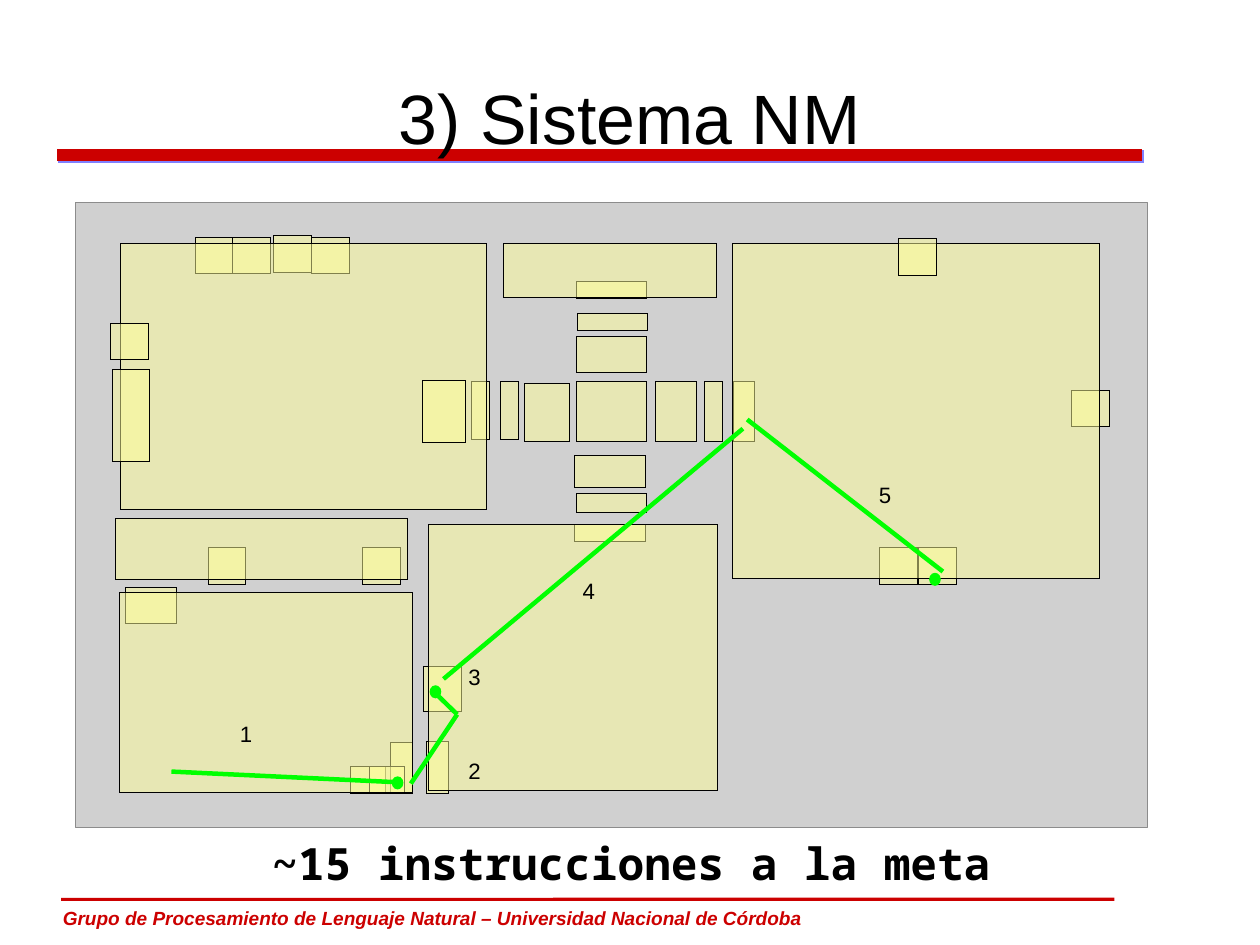
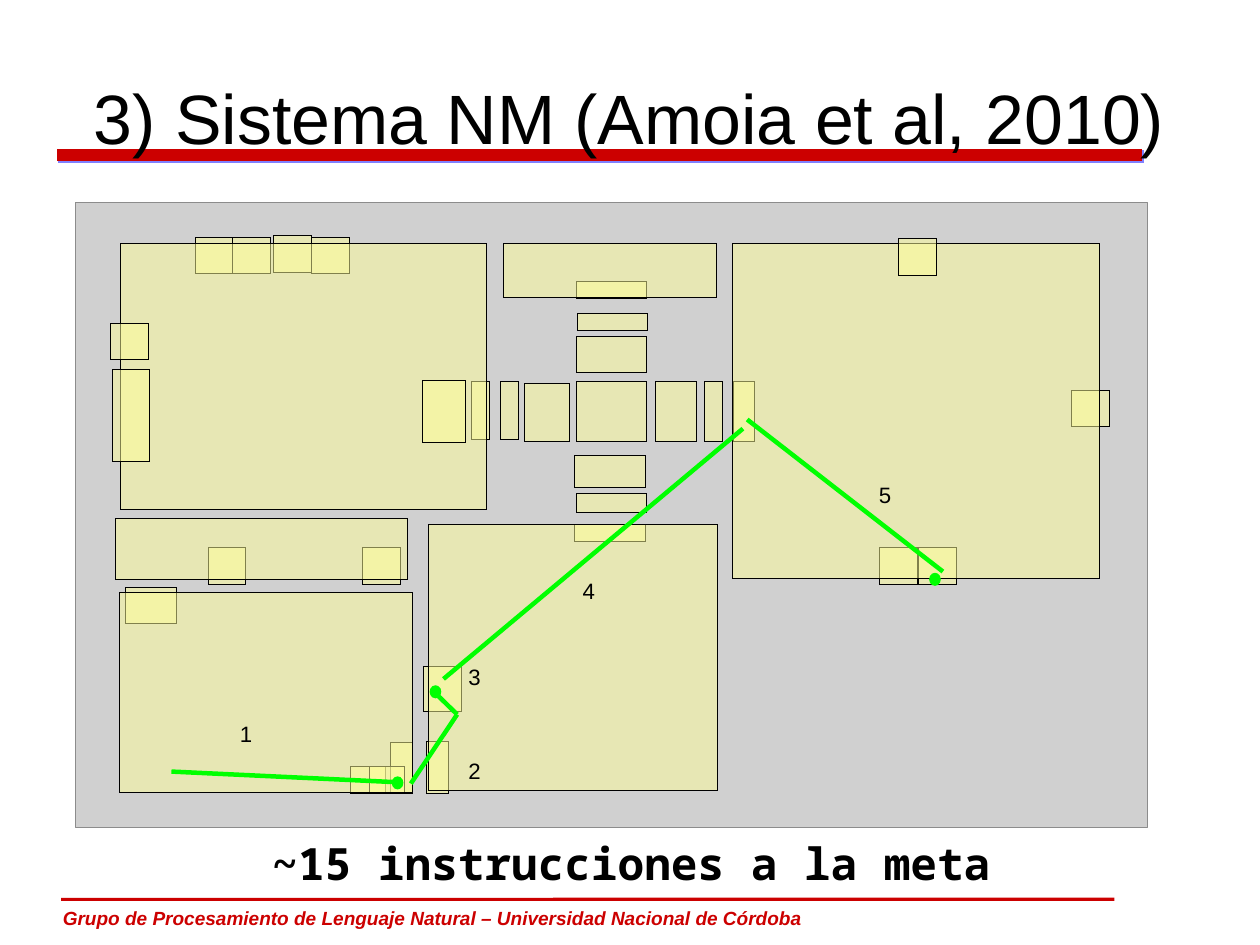
Before and after one commit to carlosareces/elic10, a slide deck: slide 23 of slides/dia5.odp (slide 22 before the commit). Drawn at 1260x945 pixels with LibreOffice and Linux fonts; fonts in the diff are those of the drawing; grey boxes stand for pictures; background and template pictures are left out. Boxes give left, top, right and bottom in pixels: in the first picture for what was removed or moved away, otherwise in the second. Text is boxed around its words. In the diff, an @@ line names an element or a change of style, - is before the commit and + after.

```diff
--- a/slides/dia5.odp
+++ b/slides/dia5.odp
@@ title at [94, 93, 1165, 157]: text changed @@
-3) Sistema NM
+3) Sistema NM (Amoia et al, 2010)
```
Also in this commit, not shown: 8 other slides changed, 4 slides added.
